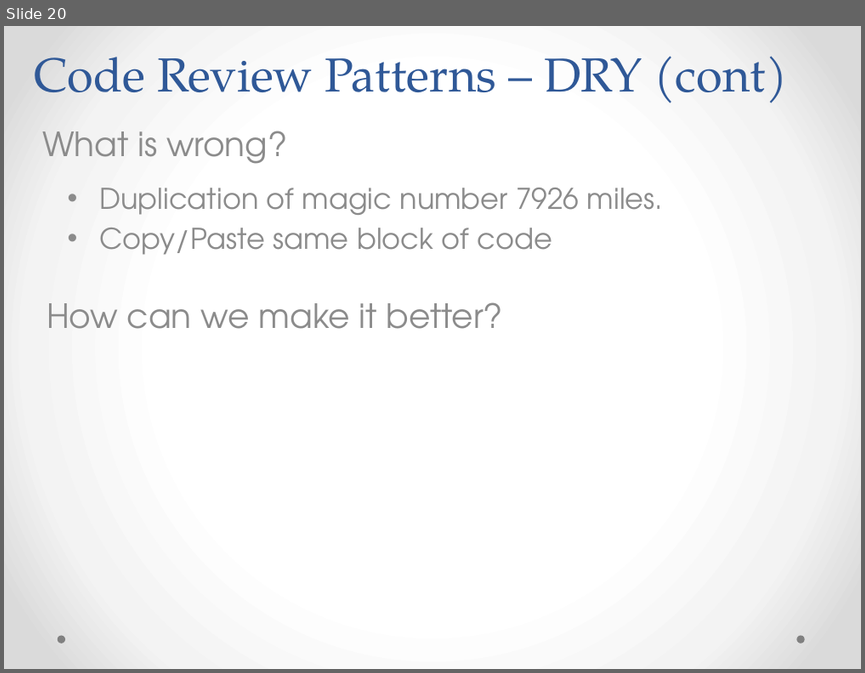
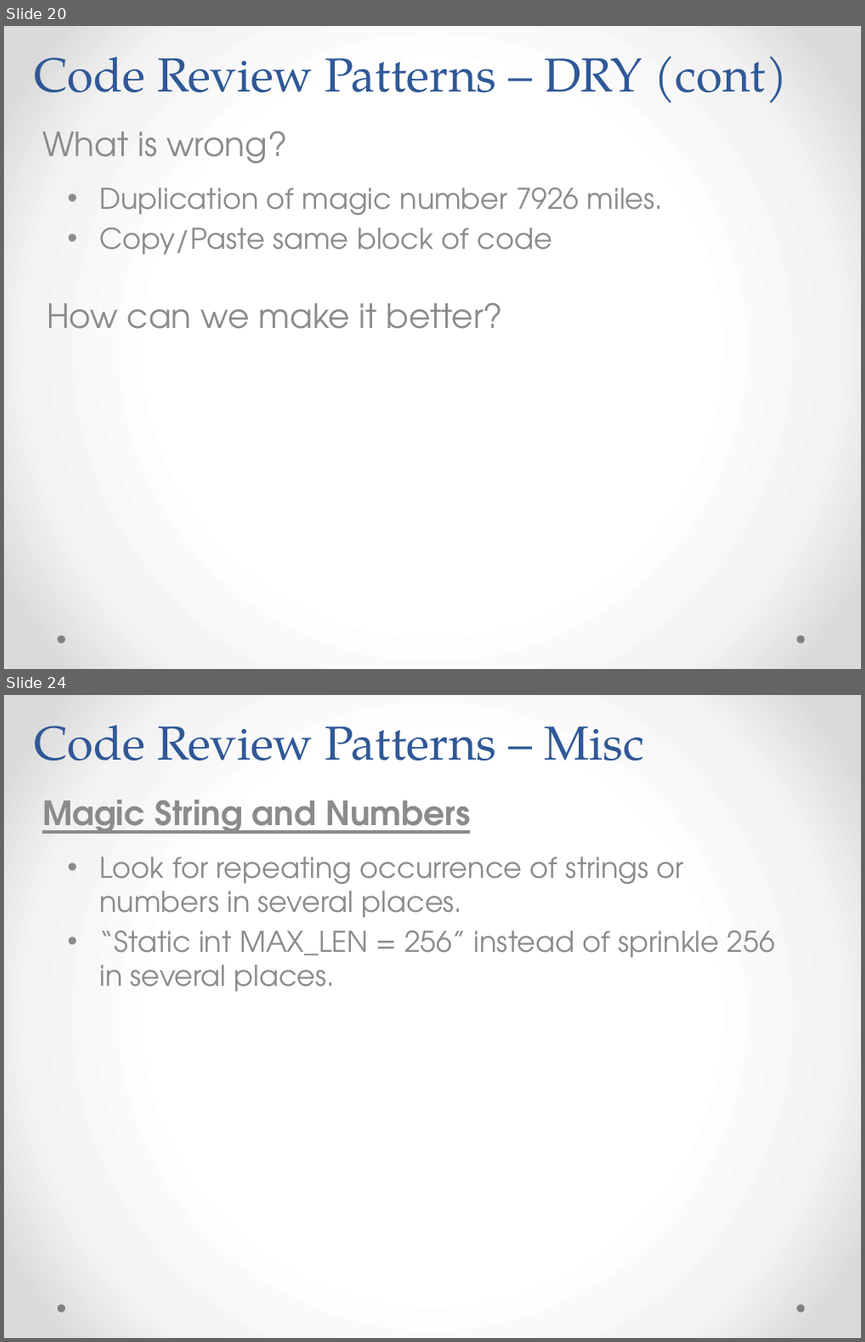
Before and after one commit to h-t-tran/brown, a slide deck: codereview/tech-presentation-effective-codereview.pptx. Shown one above the other, each under a label of ours: slide 20 before the commit, slides 20 and 24 after it; the slides between them are not shown. The pictures are 865x673 and 865x1342 pixels, drawn with LibreOffice and Linux fonts; fonts in the diff are those of the drawing. Boxes give left, top, right and bottom in pixels: in the first picture for what was removed or moved away, otherwise in the second. Text is boxed around its words. In the diff, an @@ line names an element or a change of style, - is before the commit and + after.

```diff
--- a/codereview/tech-presentation-effective-codereview.pptx
+++ b/codereview/tech-presentation-effective-codereview.pptx
@@ slide 24 added at box(4, 695, 861, 1338), background gradient #FFFFFF to #F4F4F4 to #DADADA; not listed: 2 template elements that a slide beside it also shows @@
@@ title added at box(34, 725, 644, 760), 40 pt, text #2F5897 @@
+Code Review Patterns – Misc
@@ text added at box(42, 800, 470, 834), 28 pt, text #8C8C8C, bold, underline @@
+Magic String and Numbers
@@ text added at box(99, 857, 775, 992), 24 pt, text #8C8C8C @@
+• Look for repeating occurrence of strings or numbers in several places.
+• “Static int MAX_LEN = 256” instead of sprinkle 256 in several places.
```
Also in this commit, not shown: 17 slides changed, 2 other slides added, 2 slides removed, 7 other files.
